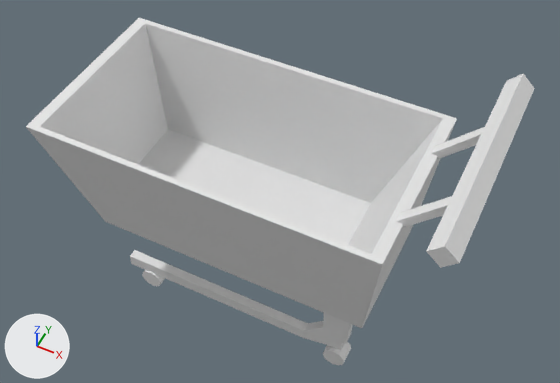
The FBX model Assets/_Project/Environment/Props/PropStatic/Cart/Cart_Mesh.fbx, before and after one commit.
The view is the same before and after, from a 50 mm lens placed at (1.119, -1.225, 2.286), pointed at (0.412, 0.19, 0.517). Every picture has the same lights, and +X, +Y and +Z are marked at lower left. Where no turn or scale is listed for an object, it has been applied to the vertices.

The scene before the commit, as lines of its bpy script (objects in view):
```python
me_mesh = bpy.data.meshes.new('Mesh')
me_mesh.from_pydata(...)  # 208 vertices, 156 faces; spans x -0.216..1.018, y -0.165..0.47, z 0.0..0.982
me_mesh.materials.append(mat_store)  # white #e7e7e7
ob_cart_mesh = bpy.data.objects.new('Cart_Mesh', me_mesh)
ob_cart_mesh.location = (0.0, 0.0, 0.0)
```
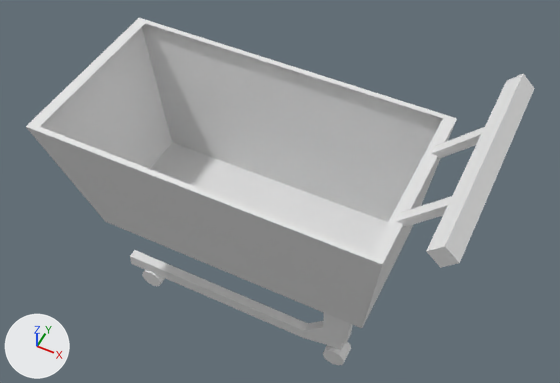
The newer file is also rescaled (x1.087), turned or shifted as a whole; pictures and numbers use the older file's frame.

Pixel boxes [x1, y1, x2, y2] of what changed, in the pictures (560 x 383 px):
part 1 of me_mesh, cut back: before [40, 24, 443, 254]

Diff of the bpy script that builds the scene:
```diff
--- a/Assets/_Project/Environment/Props/PropStatic/Cart/Cart_Mesh.fbx.py
+++ b/Assets/_Project/Environment/Props/PropStatic/Cart/Cart_Mesh.fbx.py
@@ me_mesh @@
 # used by ob_cart_mesh; location = (0.0, 0.0, 0.0)
-me_mesh.from_pydata(...)  # 208 vertices, 156 faces; spans x -0.216..1.018, y -0.165..0.47, z 0.0..0.982
+me_mesh.from_pydata(...)  # 204 vertices, 151 faces; spans x -0.216..1.018, y -0.165..0.47, z 0.0..0.982
+# me_mesh part 1
+# 8 vertices are removed from x -0.1..0.744, y -0.048..0.347, z 0.38..0.426
+# 14 faces are deleted
+# 4 vertices in x 0.65..0.744, y 0.006..0.036, z 0.38 move by (0.0, 0.0, -0.056)
+# 4 vertices are added at (0.744, 0.264, 0.324), (0.744, 0.294, 0.324), (0.65, 0.264, 0.324), (0.65, 0.294, 0.324)
+# 9 new faces join them
 me_mesh.materials.append(mat_store)
```
